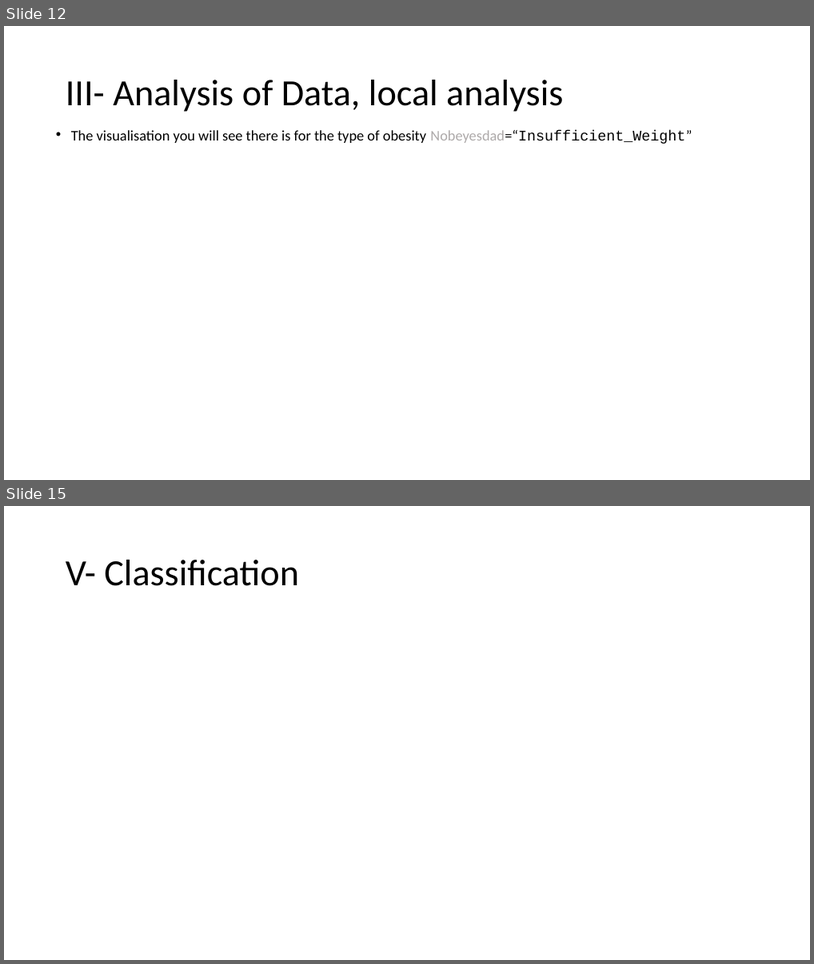
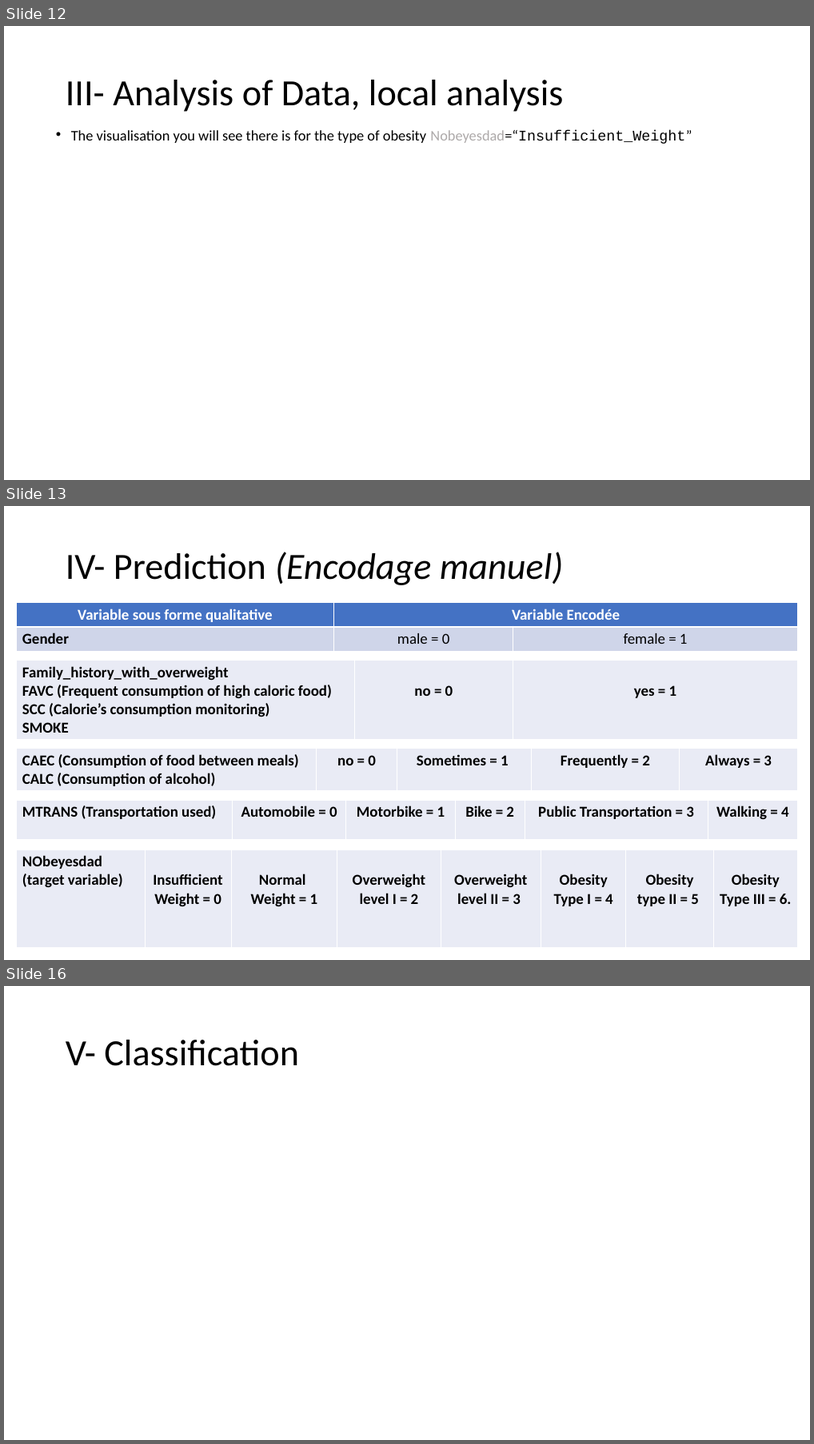
Before and after one commit to Leodespt/Projet_Python, a slide deck: Presentation_Python.pptx. Shown one above the other, each under a label of ours: slides 12 and 15 before the commit, slides 12, 13 and 16 after it; the slides between them are not shown. The pictures are 814x964 and 814x1444 pixels, drawn with LibreOffice and Linux fonts; fonts in the diff are those of the drawing. Boxes give left, top, right and bottom in pixels: in the first picture for what was removed or moved away, otherwise in the second. Text is boxed around its words. In the diff, an @@ line names an element or a change of style, - is before the commit and + after.

```diff
--- a/Presentation_Python.pptx
+++ b/Presentation_Python.pptx
@@ slide 13 added at box(4, 506, 810, 960), background #FFFFFF @@
@@ text added at box(66, 552, 563, 585), 44 pt, text #000000, italic @@
+IV- Prediction (Encodage manuel)
@@ table added at box(16, 602, 798, 651), 2 rows, 3 columns @@
+Variable sous forme qualitative | Variable Encodée | 
+Gender | male = 0 | female = 1
@@ table added at box(16, 660, 798, 739), 1 rows, 3 columns @@
+Family_history_with_overweight / FAVC (Frequent consumption of high caloric food) / SCC (Calorie’s consumption monitoring) / SMOKE | no = 0 | yes = 1
@@ table added at box(16, 748, 798, 820), 1 rows, 5 columns @@
+CAEC (Consumption of food between meals) / CALC (Consumption of alcohol) | no = 0 | Sometimes = 1 | Frequently = 2 | Always = 3
@@ table added at box(16, 800, 798, 907), 1 rows, 6 columns @@
+MTRANS (Transportation used) | Automobile = 0 | Motorbike = 1 | Bike = 2 | Public Transportation = 3 | Walking = 4
@@ table added at box(16, 850, 799, 947), 1 rows, 8 columns @@
+NObeyesdad (target variable) | Insufficient Weight = 0 | Normal / Weight = 1 | Overweight level I = 2 | Overweight level II = 3 | Obesity Type I = 4 | Obesity type II = 5 | Obesity Type III = 6.
@@ what was slide 15 is now slide 16 @@
```
Also in this commit, not shown: 2 slides changed, 1 other file.
